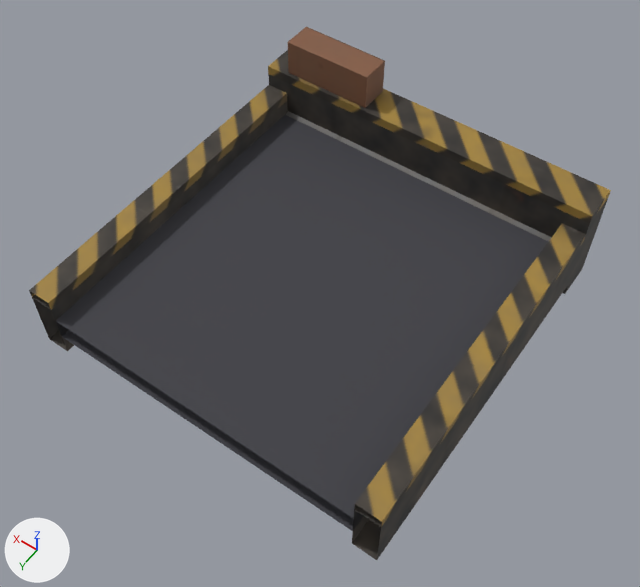
The glTF model arte/modelos/logistica/esteira/esteira_inicio/esteira_inicio.glb as it was, and as the next commit left it.
One viewpoint serves both versions: a 50 mm lens placed at (-0.757, 1.109, 1.752), pointed at (-0.024, 0.083, 0.139). Every picture has the same lights, and +X, +Y and +Z are marked at lower left. The older version comes first. Vertices at exactly the same position are counted once.

The first picture shows 'esteira_inicio'.
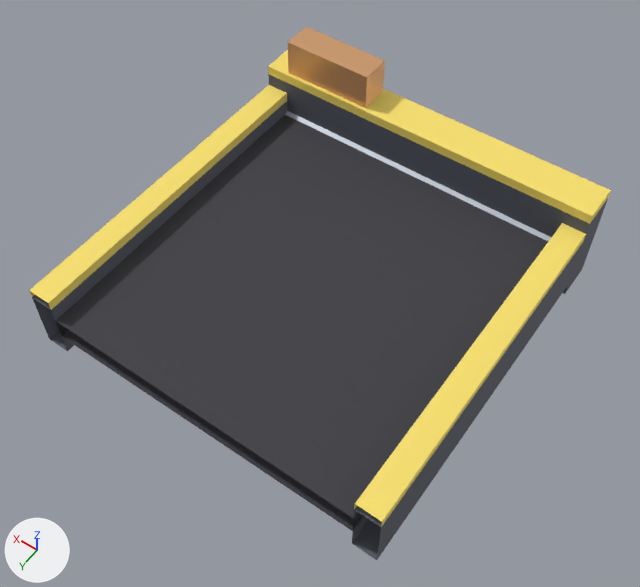
Boxes (x1, y1, x2, y2) around the edits, measured in the pictures (640 x 587 px):
'esteira_inicio', recoloured, surface changed (lighter): (29, 27, 611, 560) in both
part 1 of me_esteira_inicio_corpo, recoloured: (32, 74, 608, 560) in both
part 2 of me_esteira_inicio_corpo, recoloured: (285, 111, 552, 242) in both
part 3 of me_esteira_inicio_corpo, recoloured (brown to beige): (288, 27, 385, 108) in both
part 4 of me_esteira_inicio_corpo, recoloured: (29, 50, 611, 527) in both
part 5 of me_esteira_inicio_corpo, surface changed (lighter): (29, 27, 611, 560) in both

Diff of the bpy script that builds the scene:
```diff
--- a/arte/modelos/logistica/esteira/esteira_inicio/esteira_inicio.glb.py
+++ b/arte/modelos/logistica/esteira/esteira_inicio/esteira_inicio.glb.py
@@ mat_p_cobre @@
+mat_p_cobre = principled_material('P_Cobre')
+mat_p_cobre.base_color = (0.78, 0.42, 0.2)  # beige #e5ad7c
+mat_p_cobre.metallic = 0.5
+mat_p_cobre.roughness = 0.4
@@ mat_p_metal @@
+mat_p_metal = principled_material('P_Metal')
+mat_p_metal.base_color = (0.42, 0.46, 0.52)  # light grey #adb5bf
+mat_p_metal.metallic = 0.3
@@ mat_p_faixa @@
+mat_p_faixa = principled_material('P_Faixa')
+mat_p_faixa.base_color = (0.95, 0.75, 0.15)  # yellow #f9e16c
+mat_p_faixa.roughness = 0.7
@@ mat_p_escuro @@
+mat_p_escuro = principled_material('P_Escuro')
+mat_p_escuro.base_color = (0.1, 0.11, 0.14)  # dark grey #595d69
+mat_p_escuro.roughness = 0.7
@@ me_esteira_inicio_corpo @@
 me_esteira_inicio_corpo.from_pydata(...)  # 76 vertices, 110 faces; spans x -0.46..0.46, y -0.46..0.5, z 0.0..0.38
 # used by ob_esteira_inicio; location = (0.0, 0.0, 0.0)
+# me_esteira_inicio_corpo part 1: 28 of the faces centred in x -0.46..0.46, y -0.46..0.213, z 0.0..0.26 switch from mat_esteira_inicio_tex (picture img_esteira_inicio_tex) to mat_p_escuro (dark grey #595d69)
+# me_esteira_inicio_corpo part 2: all 28 faces centred in x -0.4..0.4, y -0.392..-0.328, z 0.098..0.162 switch from mat_esteira_inicio_tex (picture img_esteira_inicio_tex) to mat_p_metal (light grey #adb5bf)
+# me_esteira_inicio_corpo part 3: all 12 faces centred in x 0.16..0.4, y -0.45..-0.37, z 0.285..0.38 switch from mat_esteira_inicio_tex (picture img_esteira_inicio_tex) to mat_p_cobre (beige #e5ad7c)
+# me_esteira_inicio_corpo part 4: 22 of the faces centred in x -0.46..0.46, y -0.46..0.213, z 0.208..0.285 switch from mat_esteira_inicio_tex (picture img_esteira_inicio_tex) to mat_p_faixa (yellow #f9e16c)
+# me_esteira_inicio_corpo part 5: texture (UV) coordinates of 110 of 110 faces, centred in x -0.46..0.46, y -0.46..0.213, z 0.0..0.38, changed; they spanned u 0.0..1.0, v 0.0..1.0 and now span u 0.0..1.0, v 0.0..0.86
 me_esteira_inicio_corpo.materials.append(mat_p_esteira)
```
